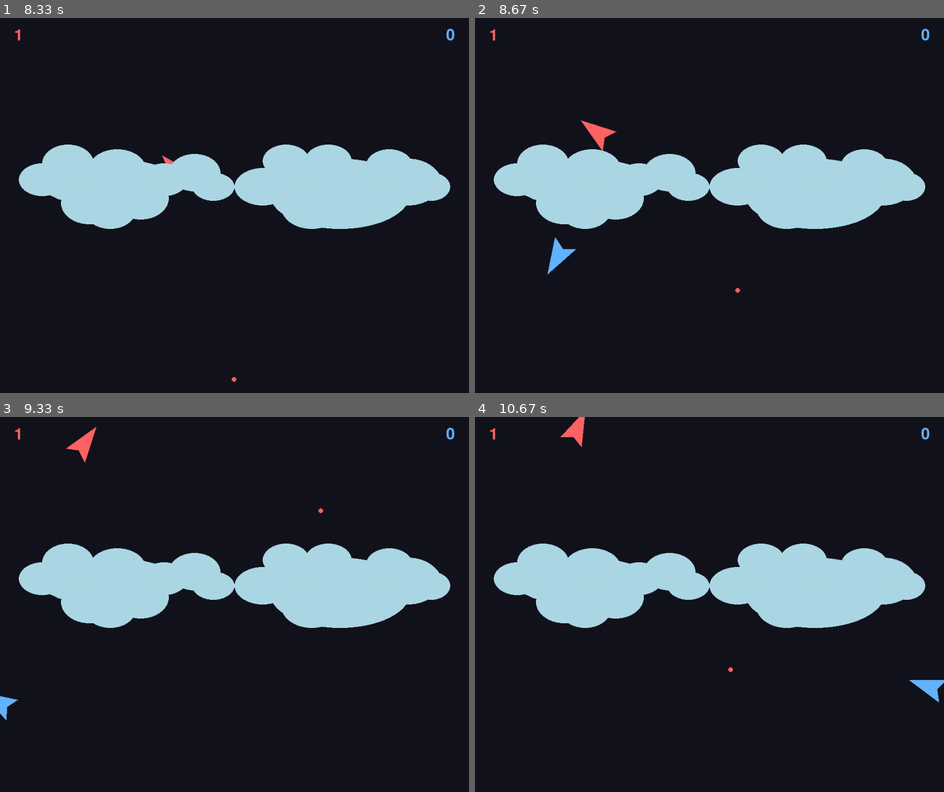
Above: before the commit, frames 1-4 (two rows, left to right).
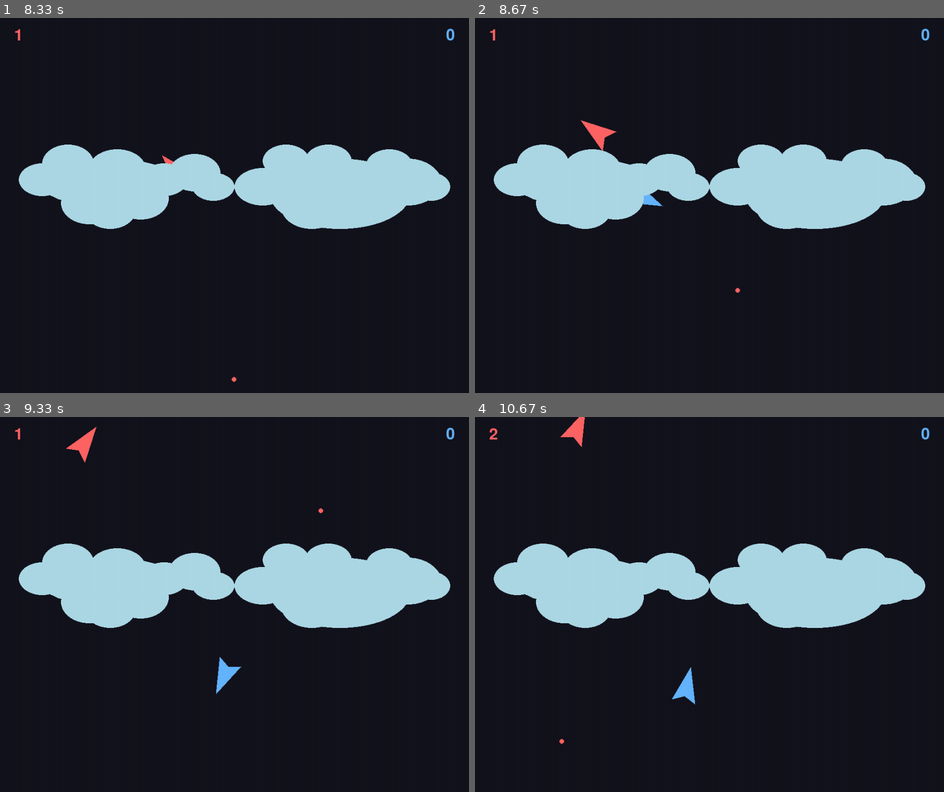
Above: after the commit, the same moments.

Repository: mluizabatista/lpc2025
Game: pygame game, started from atividade006/main.py
Same seed, same stepped clock (60 frames per second), same inputs: the game is played once before the commit and once after it.
Inputs:
- Up to frame 1 (8.33 s): tap Enter at 0.33 s; hold W 0.67-1.2 s; hold Left 0.67-1.2 s; tap D at 1.23 s; tap S at 1.57 s; hold Down 2.47-2.93 s; tap A at 2.97 s; hold Left 3.3-3.77 s; hold A 3.3-3.77 s; tap Space at 3.37, 3.67, 3.87, 4.27, 4.57, 4.93, 5.33, 5.63, 5.83, 6.13, 6.33, 6.67, 6.97, 7.17, 7.47, 7.73, 8.07 s; hold Up 3.8-4.17 s; hold W 3.8-4.17 s; hold Right 4.2-4.83 s; hold D 4.2-4.83 s; hold Down 4.87-5.23 s; hold S 4.87-5.23 s; hold Left 5.27-5.73 s; hold A 5.27-5.73 s; hold Right 5.77-6.23 s; hold D 5.77-6.23 s; hold Up 6.27-6.57 s; hold W 6.27-6.57 s; hold Right 6.6-7.07 s; hold D 6.6-7.07 s; hold Left 7.1-7.63 s; hold A 7.1-7.63 s; hold Down 7.67-7.97 s; hold S 7.67-7.97 s; hold Left from 8 s (still down); hold A from 8 s (still down)
- Up to frame 2 (8.67 s): tap Space at 8.37, 8.5 s; release Left at 8.4 s; release A at 8.4 s; hold Up from 8.43 s (still down); hold W from 8.43 s (still down)
- Up to frame 3 (9.33 s): release Up at 8.8 s; release W at 8.8 s; hold Right from 8.83 s (still down); hold D from 8.83 s (still down); tap Space at 8.9, 9.2 s
- Up to frame 4 (10.67 s): release Right at 9.47 s; release D at 9.47 s; hold Down 9.5-9.87 s; hold S 9.5-9.87 s; tap Space at 9.57, 9.97, 10.27, 10.47 s; hold Left 9.9-10.37 s; hold A 9.9-10.37 s; hold Right from 10.4 s (still down); hold D from 10.4 s (still down)

Frame 1 is identical in both runs. In frame 2, 0.3% of the frame differs, in the area x 15-41%, y 46-69%; in frame 3, 0.3%; in frame 4, 0.5%, in the area x 3-100%, y 2-88%.

Commit message:
Adiciona dano após ser atingido pelo projétil

Diff:
--- a/atividade006/core/core.py
+++ b/atividade006/core/core.py
@@ -14,7 +14,6 @@
     pygame.display.set_caption("Combat")
     clock = pygame.time.Clock()
 
-    # --- ADICIONADO: Configuração da fonte para o placar ---
     try:
         score_font = pygame.font.Font(None, 50)
     except pygame.error:
@@ -44,21 +43,23 @@
 
         keys = pygame.key.get_pressed()
 
-        if keys[player1.controls["left"]]: player1.rotate("left")
-        if keys[player1.controls["right"]]: player1.rotate("right")
-        if keys[player1.controls["forward"]]: player1.move("forward")
-        if keys[player1.controls["back"]]: player1.move("stop")
+        # --- MODIFICADO: Controle do Jogador 1 (bloqueado se desabilitado) ---
+        if not player1.is_disabled:
+            if keys[player1.controls["left"]]: player1.rotate("left")
+            if keys[player1.controls["right"]]: player1.rotate("right")
+            if keys[player1.controls["forward"]]: player1.move("forward")
+            if keys[player1.controls["back"]]: player1.move("stop")
 
-        if keys[player2.controls["left"]]: player2.rotate("left")
-        if keys[player2.controls["right"]]: player2.rotate("right")
-        if keys[player2.controls["forward"]]: player2.move("forward")
-        if keys[player2.controls["back"]]: player2.move("stop")
+        # --- MODIFICADO: Controle do Jogador 2 (bloqueado se desabilitado) ---
+        if not player2.is_disabled:
+            if keys[player2.controls["left"]]: player2.rotate("left")
+            if keys[player2.controls["right"]]: player2.rotate("right")
+            if keys[player2.controls["forward"]]: player2.move("forward")
+            if keys[player2.controls["back"]]: player2.move("stop")
 
-        player1.move()
-        player2.move()
-
-        player1.wrap_around_screen()
-        player2.wrap_around_screen()
+        # --- MODIFICADO: Lógica de atualização da nave ---
+        player1.update()
+        player2.update()
 
         player1.draw(screen)
         player2.draw(screen)
@@ -67,7 +68,6 @@
             projectile.move()
             projectile.draw(screen)
             if projectile.is_expired():
-                # Libera o slot do projétil ativo do jogador
                 if player1.active_projectile == projectile:
                     player1.active_projectile = None
                 if player2.active_projectile == projectile:
@@ -77,30 +77,31 @@
         # --- LÓGICA DE COLISÃO E PONTUAÇÃO ATUALIZADA ---
         for proj in projectiles[:]:
             proj_rect = pygame.Rect(proj.x - BALL_RADIUS, proj.y - BALL_RADIUS, BALL_RADIUS * 2, BALL_RADIUS * 2)
-
-            # Define um retângulo de colisão para os jogadores
-            # Usamos o tamanho TRIANGLE_SIZE para criar uma caixa de colisão aproximada
             p1_rect = pygame.Rect(player1.position[0] - TRIANGLE_SIZE, player1.position[1] - TRIANGLE_SIZE, TRIANGLE_SIZE * 2, TRIANGLE_SIZE * 2)
             p2_rect = pygame.Rect(player2.position[0] - TRIANGLE_SIZE, player2.position[1] - TRIANGLE_SIZE, TRIANGLE_SIZE * 2, TRIANGLE_SIZE * 2)
 
             # Verifica colisão com player 1
             if proj.shooter != player1 and p1_rect.colliderect(proj_rect):
                 proj.shooter.score += 1
+                # --- ADICIONADO: Aplica o dano no player 1 ---
+                player1.take_damage()
+
                 projectiles.remove(proj)
-                # Libera o slot de tiro de quem foi atingido
                 if player1.active_projectile == proj: player1.active_projectile = None
                 if player2.active_projectile == proj: player2.active_projectile = None
-                continue # Pula para o próximo projétil
+                continue
 
             # Verifica colisão com player 2
             if proj.shooter != player2 and p2_rect.colliderect(proj_rect):
                 proj.shooter.score += 1
+                # --- ADICIONADO: Aplica o dano no player 2 ---
+                player2.take_damage()
+
                 projectiles.remove(proj)
-                # Libera o slot de tiro de quem foi atingido
                 if player1.active_projectile == proj: player1.active_projectile = None
                 if player2.active_projectile == proj: player2.active_projectile = None
 
-        # --- ADICIONADO: Desenha o placar na tela ---
+        # Desenha o placar
         p1_score_text = score_font.render(str(player1.score), True, player1.color)
         p2_score_text = score_font.render(str(player2.score), True, player2.color)
 
--- a/atividade006/ship/ship.py
+++ b/atividade006/ship/ship.py
@@ -5,6 +5,7 @@
 from core.projectile import Projectile
 import math
 import pygame
+import time # <-- Módulo 'time' importado
 
 class Ship(Triangle):
 
@@ -12,6 +13,43 @@
         super().__init__(position, color, controls)
         self.controls = controls
         self.active_projectile = None
+
+        # --- ADICIONADO: Variáveis para o sistema de dano ---
+        self.is_disabled = False          # A nave começa funcionando normalmente
+        self.disabled_timer = 0           # Timer para o tempo de desativação
+        self.SPIN_SPEED = 15              # Velocidade do giro quando atingido
+        self.last_update = time.time()    # Para controlar o tempo do timer
+
+    # --- ADICIONADO: Método chamado quando a nave é atingida ---
+    def take_damage(self, duration_seconds=1):
+        """Ativa o estado de 'dano' na nave."""
+        if not self.is_disabled:
+            self.is_disabled = True
+            self.disabled_timer = duration_seconds
+            print("Nave atingida! Girando por 2 segundos.")
+
+    # --- ADICIONADO: Método que atualiza o estado da nave a cada frame ---
+    def update(self):
+        """Controla a lógica da nave, incluindo o estado de dano."""
+        now = time.time()
+        delta_time = now - self.last_update
+        self.last_update = now
+
+        if self.is_disabled:
+            # Se a nave estiver desabilitada, ela gira sem parar
+            self.angle = (self.angle + self.SPIN_SPEED) % 360.0
+
+            # Diminui o timer
+            self.disabled_timer -= delta_time
+
+            # Se o tempo acabou, reativa a nave
+            if self.disabled_timer <= 0:
+                self.is_disabled = False
+                print("Controle restaurado!")
+
+        # Chama a lógica de movimento da classe pai
+        super().move()
+        self.wrap_around_screen()
 
     def wrap_around_screen(self):
         if self.position[0] < 0:
@@ -25,8 +63,12 @@
             self.position[1] = 0
 
     def shoot(self, projectiles):
+        # --- MODIFICADO: Impede o tiro enquanto estiver desabilitado ---
+        if self.is_disabled:
+            return
+
         if self.active_projectile is None or self.active_projectile.is_expired():
-             self.active_projectile = None # Libera o tiro se o anterior expirou
+            self.active_projectile = None
 
         if self.active_projectile is None:
             angle_radians = math.radians(self.angle)
@@ -34,7 +76,6 @@
             nose_x = self.position[0] + math.sin(angle_radians) * 25
             nose_y = self.position[1] - math.cos(angle_radians) * 25
 
-            # --- MODIFICADO: Passa 'self' como o atirador ao criar o projétil ---
             projectile = Projectile(nose_x, nose_y, self.angle, self.color, shooter=self)
 
             projectiles.append(projectile)
